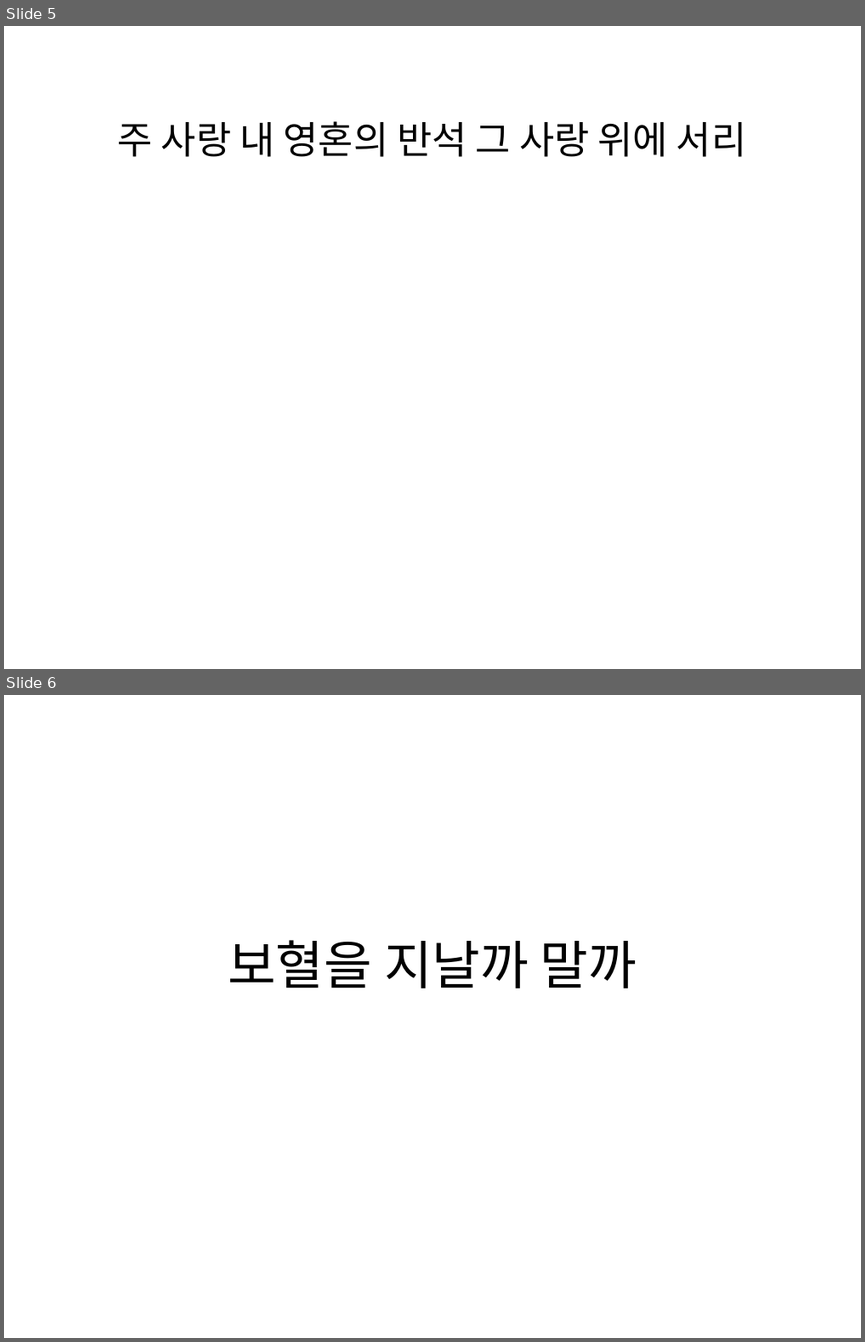
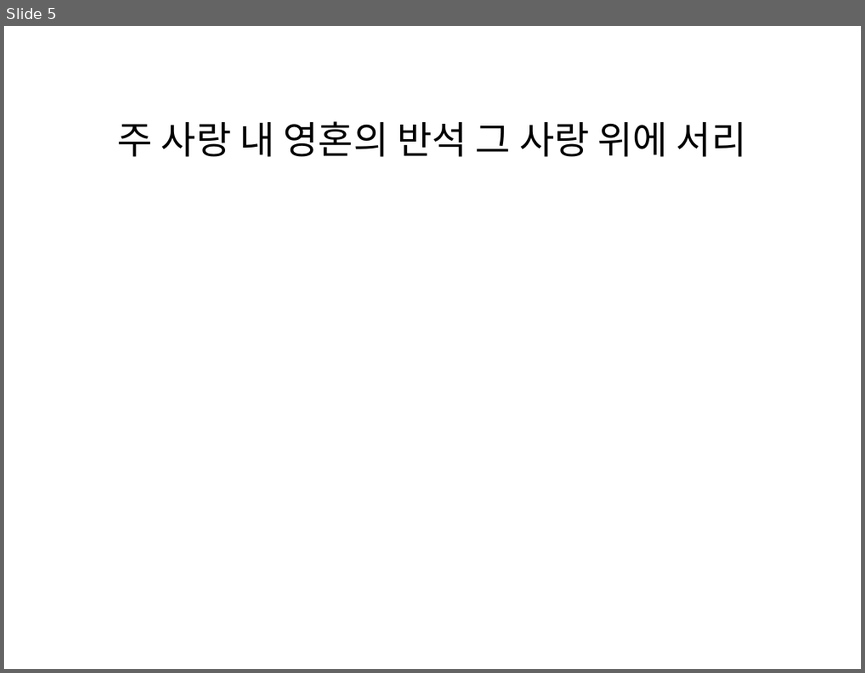
Before and after one commit to daeryuk/MusicSheetToPPT, a slide deck: static/output.pptx. Shown one above the other, each under a label of ours: slides 5 and 6 before the commit, slide 5 after it. The pictures are 865x1342 and 865x673 pixels, drawn with LibreOffice and Linux fonts; fonts in the diff are those of the drawing. Boxes give left, top, right and bottom in pixels: in the first picture for what was removed or moved away, otherwise in the second. Text is boxed around its words. In the diff, an @@ line names an element or a change of style, - is before the commit and + after.

```diff
--- a/static/output.pptx
+++ b/static/output.pptx
@@ slide 6 removed at (4, 695, 861, 1338), background #FFFFFF @@
@@ title removed at (228, 940, 636, 988) @@
-보혈을 지날까 말까
```
Also in this commit, not shown: 4 other slides removed, 1 other file.
